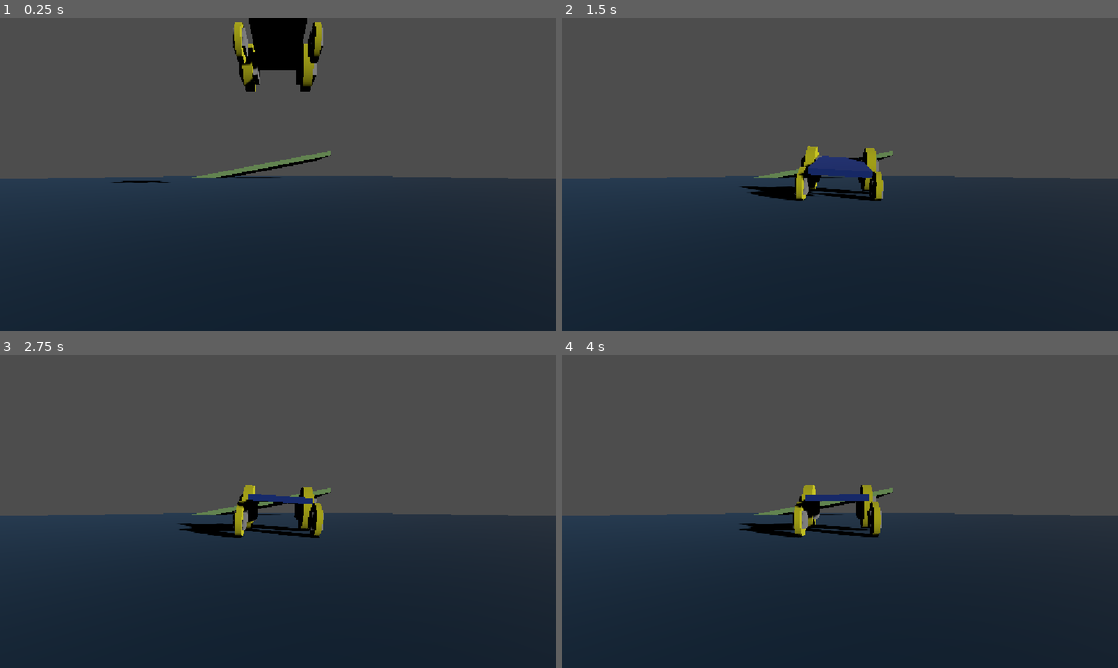
Above: before the commit, frames 1-4 (two rows, left to right).
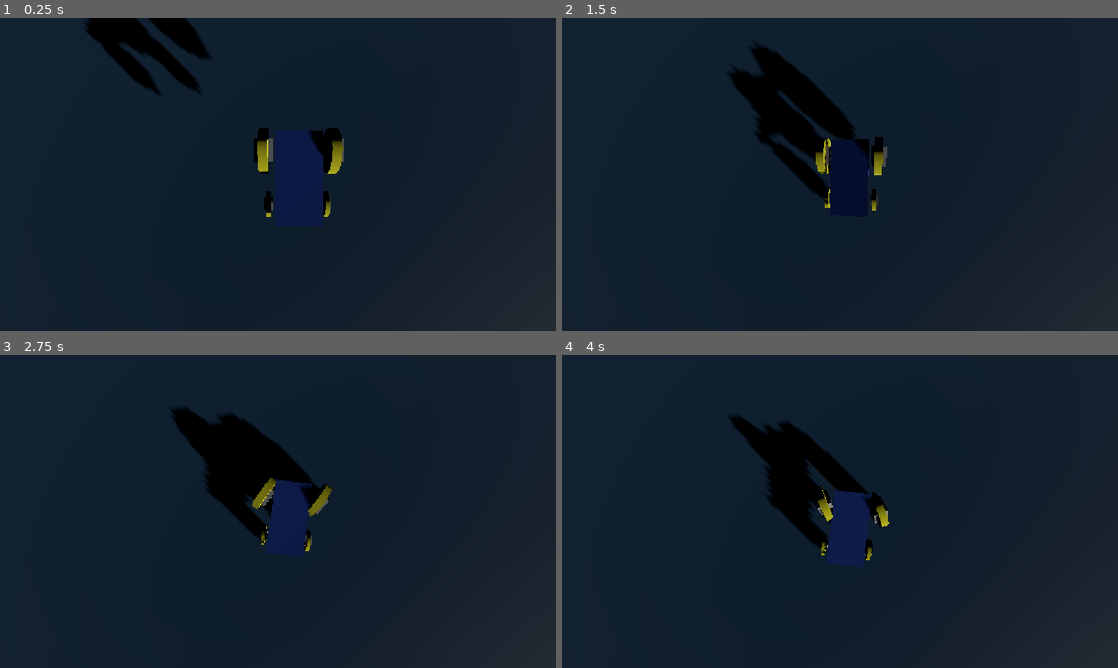
Above: after the commit, the same moments.

Repository: slava-rusi11/mob-2026
Game: Godot game, scene res://Scene-1.tscn
Two runs of this game, one before a commit and one after it. Both use one fixed random seed, a clock stepped at 60 frames per second and the inputs below.
Inputs:
- Up to frame 1 (0.25 s): no input
- Up to frame 2 (1.5 s): hold Right (ui_right) 0.53-1.28 s; hold Space (brake) from 1.28 s (still down)
- Up to frame 3 (2.75 s): release Space (brake) at 2.03 s; hold Right (ui_right) from 2.03 s (still down)
- Up to frame 4 (4 s): release Right (ui_right) at 2.78 s; hold Up (ui_up) 2.78-3.53 s; hold Left (ui_left) from 3.53 s (still down)

The runs differ from the first frame. In frame 1, 55% of the frame differs, in the area x 0-100%, y 0-64%; in frame 2, 55%; in frame 3, 55%; in frame 4, 55%.

Commit message:
use_as_steering

Diff:
--- a/Project-2/Scene-1.tscn
+++ b/Project-2/Scene-1.tscn
@@ -22,14 +22,14 @@
 [node name="Scene1" type="Node2D" unique_id=1718640740]
 
 [node name="DirectionalLight3D" type="DirectionalLight3D" parent="." unique_id=1180015747]
-transform = Transform3D(0.70112604, -0.04552448, 0.7115826, -0.17241423, 0.95752215, 0.23113954, -0.6918783, -0.2847451, 0.6634944, 0, 4.8119793, 7.129538)
+transform = Transform3D(0.70112604, -0.04552448, 0.7115826, -0.17241423, 0.95752215, 0.23113954, -0.6918783, -0.2847451, 0.6634944, -0.5053469, 2.478621, 7.198904)
 shadow_enabled = true
 
 [node name="Camera3D" type="Camera3D" parent="." unique_id=1723438979]
-transform = Transform3D(1, 0, 0, 0, 1, 0, 0, 0, 1, 0, 0.86787605, 45.2446)
+transform = Transform3D(1, 0, 0, 0, -4.371139e-08, 1, 0, -1, -4.371139e-08, -0.8778305, 12.612142, 18.8848)
 
 [node name="Mob-2026" parent="." unique_id=1244622716 instance=ExtResource("1_yin6k")]
-transform = Transform3D(1, 0, 0, 0, 1, 0, 0, 0, 1, 0, 6.2110405, 36.663696)
+transform = Transform3D(1, 0, 0, 0, 1, 0, 0, 0, 1, 0, 3.9016533, 18.760986)
 
 [node name="StaticBody3D" type="StaticBody3D" parent="." unique_id=2065641639]
 transform = Transform3D(1, 0, 0, 0, 1, 0, 0, 0, 1, 0, -2, 0)
--- a/Project-2/mob_1.gd
+++ b/Project-2/mob_1.gd
@@ -70,27 +70,26 @@
 	engine_force = 0.0
 	brake = 0.0
 
-	# Тормоз (Space) — приоритет
 	if braking:
 		brake = brake_force
 		return
 
 	if throttle > 0.0:
 		if _speed_forward < -1.0:
-			# Катимся назад, жмём «вперёд» → сначала тормозим
 			brake = brake_force
-		elif _speed_forward < max_speed:
-			engine_force = throttle * max_engine_force
+		else:
+			# Плавная отсечка: последние 2 м/с до max_speed сила линейно гасится
+			var cutoff := clampf((max_speed - _speed_forward) / 2.0, 0.0, 1.0)
+			engine_force = throttle * max_engine_force * cutoff
 
 	elif throttle < 0.0:
 		if _speed_forward > 1.0:
-			# Едем вперёд, жмём «назад» → тормозим, реверс включится почти с места
 			brake = brake_force
-		elif _speed_forward > -max_reverse_speed:
-			engine_force = throttle * max_reverse_force
+		else:
+			var cutoff := clampf((-max_reverse_speed - _speed_forward) / 1.5, 0.0, 1.0)
+			engine_force = throttle * max_reverse_force * cutoff
 
 	else:
-		# Ничего не жмём и почти остановились — не даём ползти
 		if absf(_speed_forward) < 0.5:
 			brake = parking_brake
 
--- a/Project-2/mob_2026.tscn
+++ b/Project-2/mob_2026.tscn
@@ -15,8 +15,10 @@
 
 [node name="Telega" type="VehicleBody3D" parent="." unique_id=2059863780]
 transform = Transform3D(1, 0, 0, 0, 1, 0, 0, 0, 1, 0, 0, 0.27990413)
-mass = 300.0
+mass = 100.0
 script = ExtResource("1_t7vh6")
+max_engine_force = 400.0
+max_speed = 50.0
 
 [node name="CollisionShape3D" type="CollisionShape3D" parent="Telega" unique_id=1218704287]
 transform = Transform3D(1, 0, 0, 0, 1, 0, 0, 0, 1, 0.013549805, 0.32827926, 0.018920898)
@@ -28,9 +30,13 @@
 surface_material_override/0 = SubResource("StandardMaterial3D_pbvo3")
 
 [node name="RL" type="VehicleWheel3D" parent="Telega" unique_id=651993559]
-transform = Transform3D(1, 0, 0, 0, 1, 0, 0, 0, 1, 1.3, 0, -1.2)
+transform = Transform3D(1, 0, 0, 0, 1, 0, 0, 0, 1, 1.5, 0, -1.2)
+use_as_traction = true
+use_as_steering = true
 wheel_radius = 1.0
-suspension_stiffness = 50.0
+suspension_stiffness = 36.0
+damping_compression = 0.6
+damping_relaxation = 0.7
 
 [node name="mesh-RL" parent="Telega/RL" unique_id=1711209458 instance=ExtResource("1_br8cq")]
 transform = Transform3D(2, 0, 0, 0, 1, 0, 0, 0, 1, 0, 0, 0)
@@ -43,7 +49,9 @@
 transform = Transform3D(1, 0, 0, 0, 0.6, 0, 0, 0, 0.6, 0, 0, 0)
 
 [node name="RR" type="VehicleWheel3D" parent="Telega" unique_id=416368354]
-transform = Transform3D(1, 0, 0, 0, 1, 0, 0, 0, 1, -1.3, 0, -1.2)
+transform = Transform3D(1, 0, 0, 0, 1, 0, 0, 0, 1, -1.5, 0, -1.2)
+use_as_traction = true
+use_as_steering = true
 wheel_radius = 1.0
 suspension_stiffness = 50.0
 
